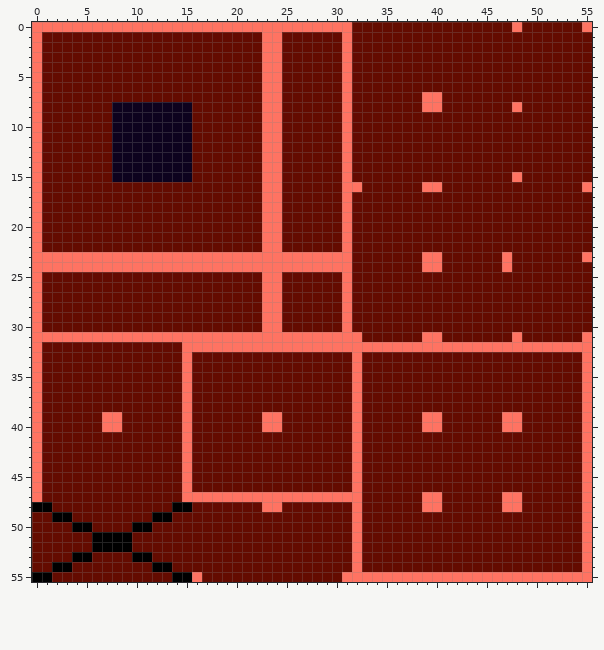
Pixel-art sprite -- Assets/Sprites/Tiles/TestSoil_v3_.png. That is the earlier state.
The file is 56x56 pixels.
Once edited:
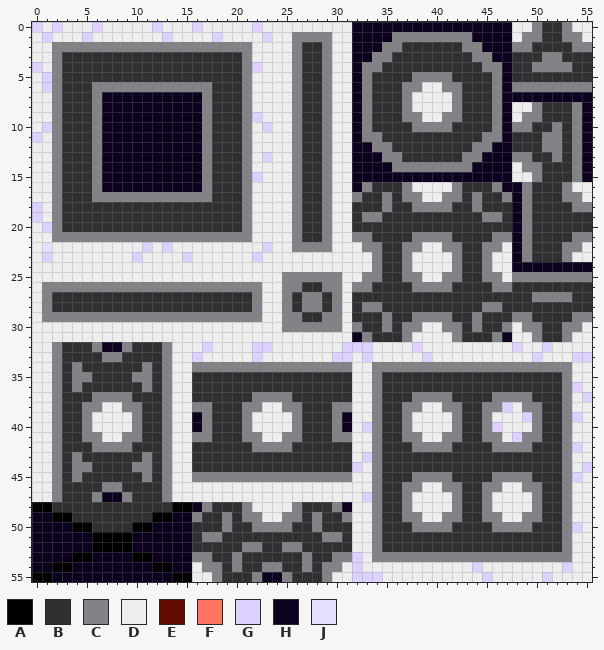
Palette (. is transparent): A #000000  B #302f31  C #838286  D #ededed  E #640b00  F #ff7362  G #ddd2ff  H #0d021e  J #e8e0ff
Diff:
Changed rows in their new state; - is an unchanged pixel.
first column x 0:
 0 GDGDDDGDDDDDGDDDGDDDDDGDDDDDDDDDHHHHHHHHHHHHHHHHDDCBBCDD
 1 DGDDDGDDDDDDDGDDDDGDDDDGDDCCCCDDHHHHCCCCCCCCHHHHDCCBBCCD
 2 DDCCCCCCCCCCCCCCCCCCCCDDDDCBBCDDHHHCCBBBBBBCCHHHCCBBBBCC
 3 DDCBBBBBBBBBBBBBBBBBBCDDDDCBBCDDHHCCBBBBBBBBCCHHBBBCCBBB
 4 GDCBBBBBBBBBBBBBBBBBBCGDDDCBBCDDHCCBBBBBBBBBBCCHBBCCCCBB
 5 DGCBBBBBBBBBBBBBBBBBBCDDDDCBBCDDHCBBBBCCCCBBBBCHBBBBBBBB
 6 DGCBBBCCCCCCCCCCCCBBBCDDDDCBBCDDHCBBBCCDDCCBBBCHCCCCCCCC
 7 DDCBBBCHHHHHHHHHHCBBBCDDDDCBBCDDHCBBBCDDDDCBBBCHHHHHHHHH
 8 DDCBBBCH--------HCBBBCDDDDCBBCDDHCBBBCDDDDCBBBCHDDCBBBCH
 9 DDCBBBCH--------HCBBBCGDDDCBBCDDHCBBBCCDDCCBBBCHDCCBBBCH
10 DGCBBBCH--------HCBBBCDGDDCBBCDDHCBBBBCCCCBBBBCHCCBBCBCH
11 GDCBBBCH--------HCBBBCDDDDCBBCDDHCCBBBBBBBBBBCCHBBBCCBCH
12 DDCBBBCH--------HCBBBCDDDDCBBCDDHHCCBBBBBBBBCCHHBBBCCBCH
13 DDCBBBCH--------HCBBBCDGDDCBBCDDHHHCCBBBBBBCCHHHCCBBCBCH
14 DDCBBBCH--------HCBBBCDDDDCBBCDDHHHHCCCCCCCCHHHHDCCBBBCH
15 DDCBBBCH--------HCBBBCGDDDCBBCDDHHHHHHHHHHHHHHHHDDCBBBCH
16 DDCBBBCHHHHHHHHHHCBBBCDDDDCBBCDDHCBBBCDDDDCBBBCHHCBBBCDD
17 DDCBBBCCCCCCCCCCCCBBBCDDDDCBBCDDCBBCBCCDDCCBCBBCHCBBBCCD
18 GDCBBBBBBBBBBBBBBBBBBCDDDDCBBCDDBBBCBBCCCCBBCBBBHCBBBBCC
19 GDCBBBBBBBBBBBBBBBBBBCDDDDCBBCDDBCCBBBBBBBBBBCCBHCBBBBBB
20 DGCBBBBBBBBBBBBBBBBBBCDDDDCBBCDDBBBBBBBBBBBBBBBBHCBBBBBB
21 DDCCCCCCCCCCCCCCCCCCCCDDDDCBBCDDCCBBBBCCCCBBBBCCHCBBBBCC
22 DJDDDDDDDDDGDGDDDDDDDDDGDDCCCCDDDCCBBCCDDCCBBCCDHCBBBCCD
23 DGDDDDDDDDGDDDDGDDDDDDGDDDDDDDDDDDCBBCDDDDCBBCDDHCBBBCDD
24 DDDDDDDDDDDDDDDDDDDDDDDDDDDDDDDDDDCBBCDDDDCBBCDDHHHHHHHH
25 DDDDDDDDDDDDDDDDDDDDDDDDDCCCCCCDDCCBBCCDDCCBBCCDCCCCCCCC
26 DCCCCCCCCCCCCCCCCCCCCCCDDCCBBCCDCCBBBBCCCCBBBBCCBBBBBBBB
27 DCBBBBBBBBBBBBBBBBBBBBCDDCBCCBCDBBBBBBBBBBBBBBBBBBCCCCBB
28 DCBBBBBBBBBBBBBBBBBBBBCDDCBCCBCDBCCBBBBBBBBBBCCBBBBBBBBB
29 DCCCCCCCCCCCCCCCCCCCCCCDDCCBBCCDBBBCBBCCCCBBCBBBCCBBBBCC
30 DDDDDDDDDDDDDDDDDDDDDDDDDCCCCCCDCBBCBCCDDCCBCBBCDCCBBCCD
31 DDDDDDDDDDDDDDDDDDDDDDDDDDDDDDDDHCBBBCDDDDCBBBCHDDCBBCDD
32 DDCBBBCHHCBBBCDDDGDDDDGGDDDDDDDGGGDDDDGDDDDDDDDDGDDGDDDD
33 DDCBBBBCCBBBBCDDGDDDDDGDDDDDDDGGDGDDDDDGDDDDDDDDDDGDDDGG
34 DDCBCBBBBBBCBCDDCCCCCCCCCCCCCCCCDDCCCCCCCCCCCCCCCCCCCCDD
35 DDCBCCBBBBCCBCDDBBBBBBBBBBBBBBBBDDCBBBBBBBBBBBBBBBBBBCDD
36 DDCBCBBBBBBCBCDDBBBBBBBBBBBBBBBBDDCBBBBBBBBBBBBBBBBBBCGD
37 DDCBBBCCCCBBBCDDBBBBBBCCCCBBBBBBDDCBBBCCCCBBBBCCCCBBBCDG
38 DDCBBCCDDCCBBCDDCCBBBCCDDCCBBBCCDDCBBCCDDCCBBCCGDCCBBCDD
39 DDCBBCDDDDCBBCDDHCBBBCDDDDCBBBCHDDCBBCDDDDCBBCDDDGCBBCGD
40 DDCBBCDDDDCBBCDDHCBBBCDDDDCBBBCHDGCBBCDDDDCBBCGDDDCBBCDD
41 DDCBBCCDDCCBBCDDCCBBBCCDDCCBBBCCDDCBBCCDDCCBBCCDGCCBBCDD
42 DDCBBBCCCCBBBCDDBBBBBBCCCCBBBBBBDDCBBBCCCCBBBBCCCCBBBCGD
43 DDCBCBBBBBBCBCDDBBBBBBBBBBBBBBBBDGCBBBBBBBBBBBBBBBBBBCDD
44 DDCBCCBBBBCCBCDDBBBBBBBBBBBBBBBBGDCBBBBBBBBBBBBBBBBBBCDG
45 DDCBCBBBBBBCBCDDCCCCCCCCCCCCCCCCDDCBBBCCCCBBBBCCCCBBBCGD
46 DDCBBBBCCBBBBCDDDDDDDDDDDDDDDDDDDDCBBCCDDCCBBCCDDCCBBCDD
47 DDCBBBCHHCBBBCDDDDDDDDDDDDDDDDDDDGCBBCDDDDCBBCDDDDCBBCDD
48 --BBBBBBBBBBBB--HCBBBCDDDDCBBBCHDDCBBCDDDDCBBCDDDDCBBCDD
49 HH--BBBBBBBB--HHCBBCBCCDDCCBCBBCDDCBBCCDDCCBBCCDDCCBBCDD
50 HHHH--BBBB--HHHHBBBCBBCCCCBBCBBBDDCBBBCCCCBBBBCCCCBBBCGD
51 HHHHHH----HHHHHHBCCBBBBBBBBBBCCBDDCBBBBBBBBBBBBBBBBBBCDD
52 HHHHHH----HHHHHHBBBBBCCBBCCBBBBBDDCBBBBBBBBBBBBBBBBBBCDD
53 HHHH--HHHH--HHHHCCBBCBBBBBBCBBCCGDCCCCCCCCCCCCCCCCCCCCDD
54 HH--HHHHHHHH--HHDCCBCBBCCBBCBCCDGDDDDDDDDDDDGDDDDDDDDGDD
55 --HHHHHHHHHHHH--DDCBBBCHHCBBBCDDGGGDDDDDDDDDDGDDDDDGDDDD
Where, in picture pixels (left, top, right, bottom), the same in both pictures:
changed: (32, 22, 592, 582)
